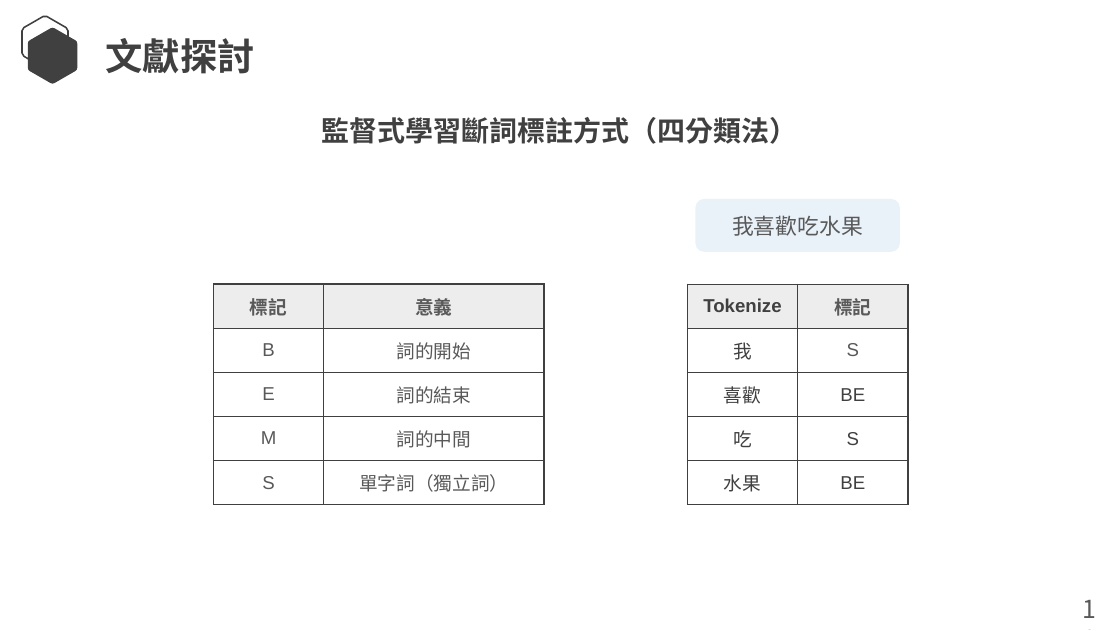
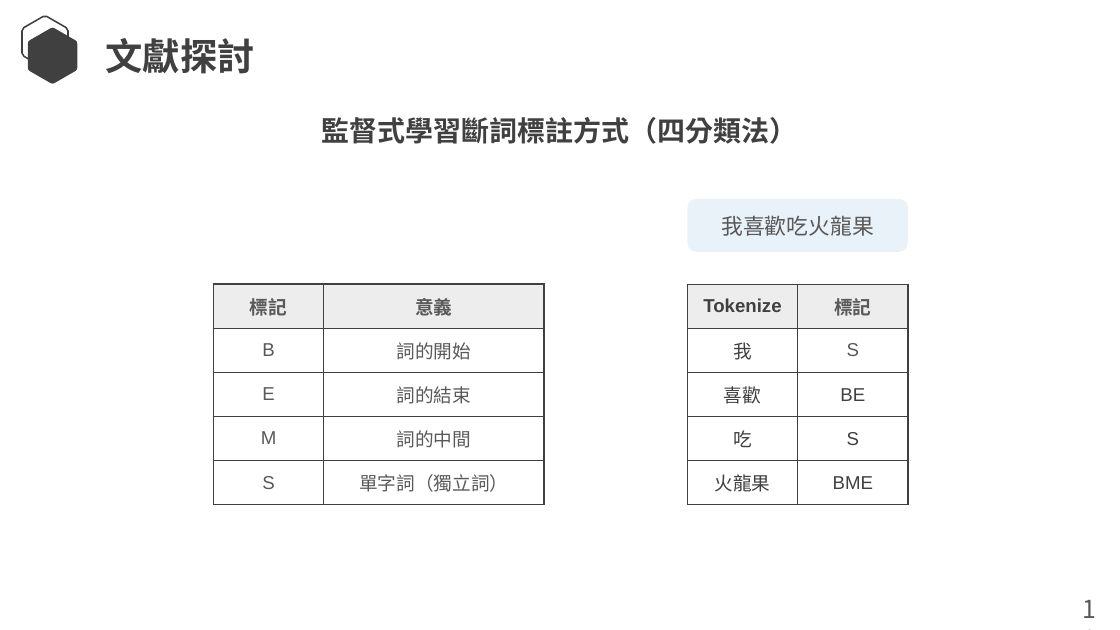
Before and after one commit to Lcwei-0708/lcwei-0708.github.io, a slide deck: slide 13 of data/paper/深度神經網路於中文斷詞之研究/深度神經網路於中文斷詞之研究.pptx (slide 16 before the commit). Drawn at 1120x630 pixels with LibreOffice and Linux fonts; fonts in the diff are those of the drawing. Boxes give left, top, right and bottom in pixels: in the first picture for what was removed or moved away, otherwise in the second. Text is boxed around its words. In the diff, an @@ line names an element or a change of style, - is before the commit and + after.

```diff
--- a/data/paper/深度神經網路於中文斷詞之研究/深度神經網路於中文斷詞之研究.pptx
+++ b/data/paper/深度神經網路於中文斷詞之研究/深度神經網路於中文斷詞之研究.pptx
@@ rounded rectangle: place and size @@
-rounded rectangle at (696, 199, 900, 252)
+rounded rectangle at (688, 199, 908, 252)
@@ text at (721, 215, 874, 236): text changed @@
-我喜歡吃水果
+我喜歡吃火龍果
@@ table at (688, 284, 907, 505) @@
-row 5, column 1: 水果
+row 5, column 1: 火龍果
-row 5, column 2: BE
+row 5, column 2: BME
```
Also in this commit, not shown: 10 other slides changed, 13 slides added, 6 slides removed.
